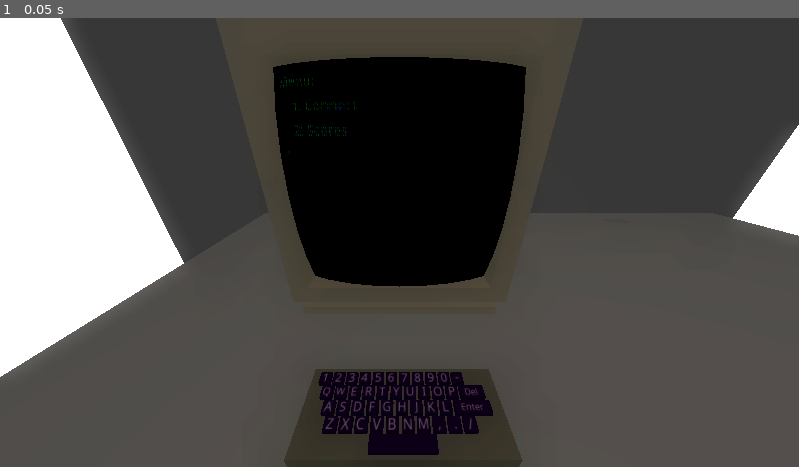
Above: before the commit, frame 1.
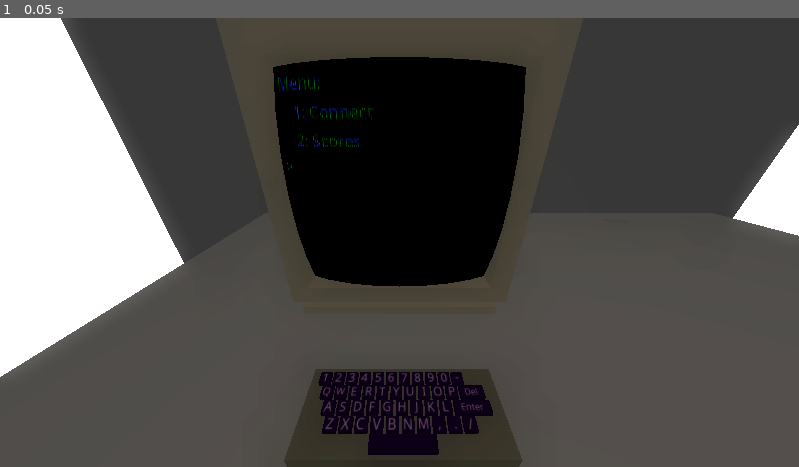
Above: after the commit, the same moment.

Repository: astnohk/LunarMouse3D
Game: Godot game, scene res://Levels/MainMenu/Menu3D.tscn
The game is run twice, just before and just after one commit, with the same random seed, the same clock (stepped at 60 frames per second) and the same inputs.
Inputs:
- Up to frame 1 (0.05 s): no input

The runs differ from the first frame. In frame 1, 0.3% of the frame differs, in the area x 34-47%, y 12-34%.

Commit message:
Bug fix
* Fixed bugs in Web.
* Substitute `texture()` with `textureLod()` in post-processing shaders.

Diff:
--- a/Levels/MainMenu/Menu.gd
+++ b/Levels/MainMenu/Menu.gd
@@ -70,7 +70,7 @@
 	var line: Label = Label.new()
 	line.label_settings = LabelSettings.new()
 	line.label_settings.line_spacing = 0
-	line.label_settings.font_size = 20
+	line.label_settings.font_size = 24
 	line.label_settings.font_color = Color()
 	line.label_settings.font_color.r8 = 12
 	line.label_settings.font_color.g8 = 239
--- a/Materials/S_PostProcess.gdshader
+++ b/Materials/S_PostProcess.gdshader
@@ -1,6 +1,6 @@
 shader_type canvas_item;
 
-uniform sampler2D screen_texture: hint_screen_texture, repeat_disable, filter_nearest;
+uniform sampler2D screen_texture: hint_screen_texture, repeat_enable, filter_linear;
 uniform sampler2D noise : repeat_enable;
 uniform vec2 noise_offset = vec2(0.0, 0.0);
 uniform float leak_brightness = 0.0125;
@@ -19,7 +19,9 @@
 	float C_noise = 1.0 - 0.4 * texture(noise, SCREEN_UV + noise_offset).r;
 	vec2 dx = vec2(SCREEN_PIXEL_SIZE.x, 0);
 	vec3 albedo = clamp(
-		leak_brightness + texture(screen_texture, UV_fixed + vec2(noise_offset.x, 0.0)).rgb * intensity.x * intensity.y,
+		leak_brightness
+			+ textureLod(screen_texture, UV_fixed + vec2(noise_offset.x, 0.0), 0.0).rgb
+			* intensity.x * intensity.y,
 		0.0,
 		1.0);
 	float pixel_intensity = 1.1;
@@ -38,19 +40,28 @@
 	if (abs(color_index - 0.0) < 0.1)
 	{
 		COLOR = vec4(
-			pixel_intensity * vec3(1.0, 0.0, 0.0) * C_noise,
+			clamp(
+				pixel_intensity * vec3(1.0, 0.0, 0.0) * C_noise,
+				0.0,
+				1.0),
 			1.0);
 	}
 	else if (abs(color_index - 1.0) < 0.1)
 	{
 		COLOR = vec4(
-			pixel_intensity * vec3(0.0, 1.0, 0.0) * C_noise,
+			clamp(
+				pixel_intensity * vec3(0.0, 1.0, 0.0) * C_noise,
+				0.0,
+				1.0),
 			1.0);
 	}
 	else
 	{
 		COLOR = vec4(
-			pixel_intensity * vec3(0.0, 0.0, 1.0) * C_noise,
+			clamp(
+				pixel_intensity * vec3(0.0, 0.0, 1.0) * C_noise,
+				0.0,
+				1.0),
 			1.0);
 	}
 }
--- a/Objects/Monitor/S_MonitorScreen2D.gdshader
+++ b/Objects/Monitor/S_MonitorScreen2D.gdshader
@@ -1,20 +1,20 @@
 shader_type canvas_item;
 
-uniform sampler2D screen : hint_screen_texture, filter_linear, repeat_disable;
+uniform sampler2D screen : hint_screen_texture, filter_linear, repeat_enable;
 uniform float horizontal_freq = 384.0;
 uniform float vertical_freq = 384.0;
 uniform float leak_brightness = 0.0125;
 
 void fragment() {
 	vec2 UV_scaled = UV * vec2(horizontal_freq, vertical_freq);
-	vec2 UV_fixed = floor(UV_scaled) / vec2(horizontal_freq, vertical_freq);
+	vec2 UV_fixed = vec2((UV_scaled.x) / horizontal_freq, floor(UV_scaled.y) / vertical_freq);
 	float color_index = floor(fract(UV_scaled.x) * 3.0);
 	vec2 intensity = vec2(
 		pow(abs(sin(3.0 * PI * horizontal_freq * UV.x)), 0.5),
 		pow(abs(sin(1.0 * PI * vertical_freq * UV.y)), 0.5));
 	vec3 albedo = clamp(
 		leak_brightness +
-			1.1 * texture(screen, UV_fixed).rgb * intensity.x * intensity.y,
+			1.1 * textureLod(screen, UV_fixed, 0.0).rgb * intensity.x * intensity.y,
 		0.0,
 		1.0);
 	if (abs(color_index - 0.0) < 0.1)
@@ -29,5 +29,7 @@
 	{
 		albedo *= vec3(0.0, 0.0, 1.0);
 	}
-	COLOR = vec4(albedo, 1.0);
+	COLOR = vec4(
+		clamp(albedo, 0.0, 1.0),
+		1.0);
 }
--- a/project.godot
+++ b/project.godot
@@ -43,5 +43,5 @@
 [rendering]
 
 renderer/rendering_method.mobile="forward_plus"
-renderer/rendering_method.web="mobile"
+renderer/rendering_method.web="forward_plus"
 textures/vram_compression/import_etc2_astc=true
Not shown, changed: export_presets.cfg
